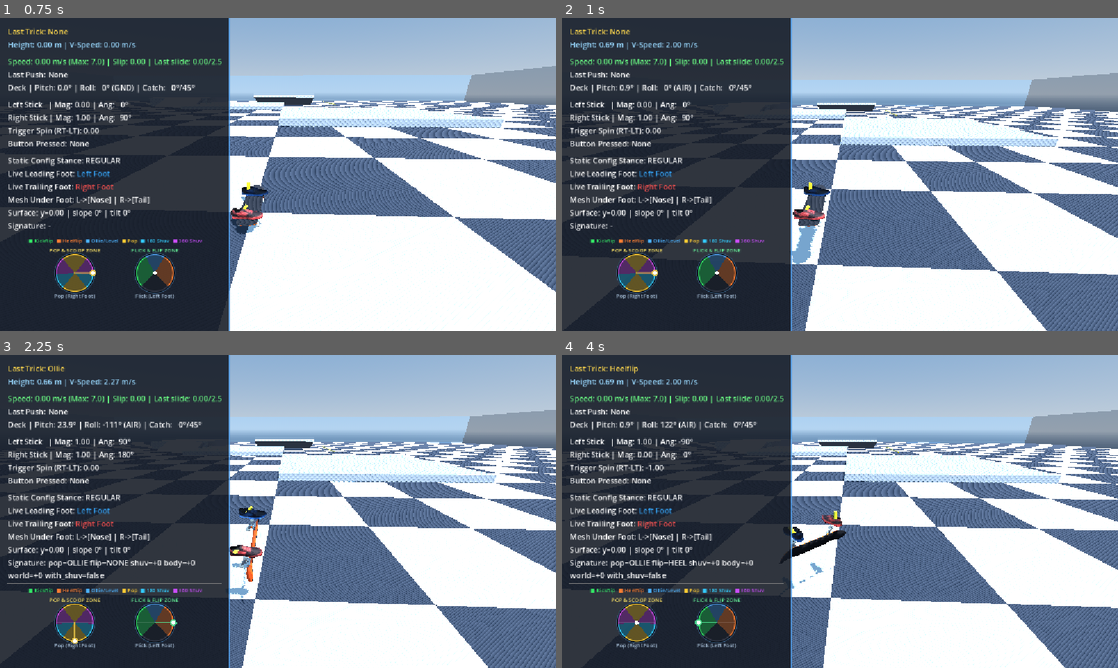
Above: before the commit, frames 1-4 (two rows, left to right).
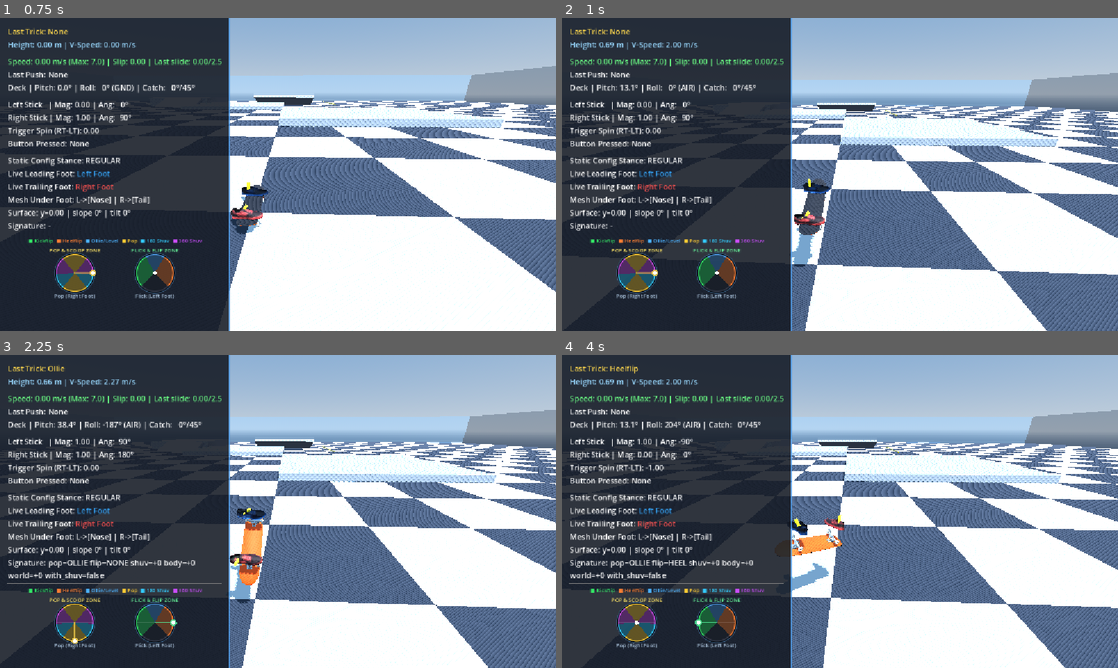
Above: after the commit, the same moments.

Repository: nklunder/skate-sim
Game: Godot game, scene res://scenes/TestWorld.tscn
Same seed, same stepped clock (60 frames per second), same inputs: the game is played once before the commit and once after it.
Inputs (mouse positions are in pixels of both pictures, inside the frame that each line leads up to):
- Up to frame 1 (0.75 s): tap Enter at 0.5 s; move the mouse to (400, 158) at 0.52 s; hold Right (ui_right) from 0.53 s (still down); hold L from 0.53 s (still down); click (400, 158) at 0.67 s
- Up to frame 2 (1 s): keep holding Right (ui_right); keep holding L; tap Space at 0.77 s
- Up to frame 3 (2.25 s): release Right (ui_right) at 1.25 s; release L at 1.25 s; drag from (166, 527) to (250, 574) at 1.27 s; move the mouse to (333, 442) at 2.02 s; hold Right (ui_right) from 2.03 s (still down); hold K from 2.03 s (still down)
- Up to frame 4 (4 s): release Right (ui_right) at 2.75 s; release K at 2.75 s; drag from (812, 574) to (673, 464) at 2.77 s; move the mouse to (1006, 558) at 3.52 s; hold Left (ui_left) from 3.53 s (still down); hold Q from 3.53 s (still down); tap Space at 3.77 s

Frame 1 is identical in both runs. In frame 2, 0.9% of the frame differs, in the area x 10-49%, y 21-80%; in frame 3, 1.1%; in frame 4, 1.4%, in the area x 10-52%, y 21-76%.

Commit message:
scale pop pitch to takeoff impulse, and catch the deck at apex
Pop pitch was a constant snap to pop_pitch_deg regardless of how hard the
tail was actually loaded. It now scales with the takeoff impulse and levels
off through the ascent on a power curve, so the deck tracks the parabola
instead of holding a fixed angle to apex.

Rotation rates go up to 1020/540 deg/s so a single-axis flip finishes around
apex, and multi-axis tricks pay a gyroscopic completion drag proportional to
total sweep density - a tre flip carries twice a varial's secondary
displacement and lands its catch correspondingly later.

Adds the STOMPING foot state so both shoes drop onto the griptape as the
revolution completes, rather than hovering until touchdown.

curb_flip_repro pins flip_speed per case, so the cases that assert catch
geometry keep measuring it at the rate they were authored against.

Co-Authored-By: Claude Opus 5 <noreply@anthropic.com>

Diff:
--- a/scripts/player/FootRig.gd
+++ b/scripts/player/FootRig.gd
@@ -40,6 +40,7 @@
 	RIDING, ## Standing on the deck at the rest pose.
 	PUSHING, ## Mid push stroke - the one grounded animation that takes a foot off its rest.
 	HOVERING, ## Lifted clear of a deck spinning underneath.
+	STOMPING, ## Mid-air catch stomp - snapping down onto the revolving deck.
 }
 
 @export_category("Spring")
@@ -101,6 +102,7 @@
 	var state: FootRig.FootState = FootRig.FootState.RIDING
 	## Seconds since this foot entered its current state. The only clock any animation needs.
 	var phase_time: float = 0.0
+	var stomp_delay: float = 0.0
 	var target_position: Vector3 = Vector3.ZERO
 	var target_rotation: Vector3 = Vector3.ZERO
 	var _vel_position: Vector3 = Vector3.ZERO
@@ -182,10 +184,20 @@
 func settle_now() -> void:
 	for ch in [_left, _right]:
 		ch.state = FootState.RIDING
+		ch.stomp_delay = 0.0
 		ch.phase_time = 0.0
 		ch.target_position = ch.rest_position
 		ch.target_rotation = ch.rest_rotation
 		ch.snap()
+
+## Executes a mid-air catch stomp when deck rotation completes or a manual catch is triggered.
+## On single-axis flips or shuvs, first_foot stomps instantly and the second foot follows after 0.08 s.
+## On dual_stomp (straight Ollies/Nollies), both feet stomp together.
+func execute_catch_stomp(first_foot: RiderInput.Foot, dual_stomp: bool) -> void:
+	for ch in [_left, _right]:
+		var is_first: bool = dual_stomp or ((ch == _left) == (first_foot == RiderInput.Foot.LEFT))
+		ch.stomp_delay = 0.0 if is_first else 0.08
+		ch.enter(FootState.STOMPING)
 
 ## Poses both feet for this frame. The single entry point, called from SkaterController's pipeline.
 ##
@@ -206,14 +218,18 @@
 func _advance_states(delta: float, frame: Frame) -> void:
 	for ch in [_left, _right]:
 		ch.phase_time += delta
+		if ch.stomp_delay > 0.0:
+			ch.stomp_delay = maxf(0.0, ch.stomp_delay - delta)
 		if not frame.is_grounded and frame.deck_is_spinning:
 			# Highest priority: the deck is turning over underneath, so the feet get out of its way
 			# whatever else they were doing. A push stroke caught by a pop is simply abandoned - a
 			# rider cannot keep kicking at the ground once the board has left it.
 			ch.enter(FootState.HOVERING)
 		elif ch.state == FootState.HOVERING:
+			ch.enter(FootState.STOMPING)
+		elif ch.state == FootState.PUSHING and ch.phase_time >= push_anim_duration:
 			ch.enter(FootState.RIDING)
-		elif ch.state == FootState.PUSHING and ch.phase_time >= push_anim_duration:
+		elif ch.state == FootState.STOMPING and frame.is_grounded:
 			ch.enter(FootState.RIDING)
 
 ## Solves one foot's target pose from its state. Every branch starts at the rest pose and displaces
@@ -225,6 +241,9 @@
 	match ch.state:
 		FootState.HOVERING:
 			ch.target_position.y = flip_hover_height
+		FootState.STOMPING:
+			if ch.stomp_delay > 0.0:
+				ch.target_position.y = flip_hover_height
 		FootState.PUSHING:
 			ch.target_position += _push_offset(ch.phase_time, is_left, rider)
 
--- a/scripts/player/SkaterController.gd
+++ b/scripts/player/SkaterController.gd
@@ -29,8 +29,10 @@
 @export var manual_catch_min_pitch_deg: float = 5.0
 ## Deck pitch at full manual extension, and the ceiling airborne stick pitch works against.
 @export var max_pitch_deg: float = 24.0
-## Kicktail angle snapped to at the instant of a pop.
-@export var pop_pitch_deg: float = 22.0
+## Maximum pop kicktail pitch angle reached during a full-impulse ollie or vertical pop.
+@export var pop_pitch_deg: float = 50.0
+## Exponent applied to vertical velocity ratio during pop ascent; higher values rapidly level initial tilt into a horizontal float.
+@export var pop_leveling_exponent: float = 2.5
 ## Stick deflection below which airborne pitch input is ignored.
 @export var pitch_stick_deadzone: float = 0.15
 ## Lerp rates the deck pitches toward its target at, airborne and grounded.
@@ -112,9 +114,11 @@
 # variable of its own. Two velocity representations was the split this rewrite removed.
 
 @export_category("Flip & Spin Physics (3-Layer Hierarchy)")
-@export var flip_speed_deg: float = 608.0
-@export var spin_speed_deg: float = 432.0
+@export var flip_speed_deg: float = 1020.0
+@export var spin_speed_deg: float = 540.0
 @export var body_spin_speed_deg: float = 554.0
+## Gyroscopic coupling factor: adds rotational inertia to multi-axis tricks (e.g. 360 flips) so they complete later.
+@export var rotational_complexity_coupling: float = 0.15
 var target_board_roll: float = 0.0
 var target_board_yaw: float = 0.0
 ## Signed deg/s imparted to the deck at the pop, then held constant - airborne there is no torque on
@@ -136,6 +140,9 @@
 ## measured at touchdown and credited, rather than trusting what was asked for at pop time.
 var _pop_board_roll: float = 0.0
 var _pop_board_yaw: float = 0.0
+var _takeoff_vertical_velocity: float = 0.0
+var _initial_pop_pitch_deg: float = 0.0
+var _apex_reached: bool = false
 ## Raw world body yaw accumulated between pop and touchdown. Rider-normalised only when it is
 ## folded into the trick signature, so this stays comparable with board_pivot.rotation_degrees.y.
 var airborne_body_yaw_deg: float = 0.0
@@ -829,14 +836,21 @@
 	# at this heading any number of ways.
 	pop_riding_reversed = pivot_reversed()
 	var sig: TrickSignature = trick.current_trick
+	_takeoff_vertical_velocity = maxf(0.0, vertical_velocity)
+	_apex_reached = false
+	var velocity_ratio: float = clampf(_takeoff_vertical_velocity / jump_impulse, 0.0, 1.0)
+	var dynamic_pitch: float = pop_pitch_deg * velocity_ratio
+	if sig.shuv_deg != 0 and sig.flip == TrickSignature.Flip.NONE:
+		dynamic_pitch = minf(dynamic_pitch, 15.0)
+	_initial_pop_pitch_deg = dynamic_pitch
 
 	# Kick the deck's end down: the trailing one for an Ollie, the leading one for a Nollie. Written
 	# rider-relative and mapped onto the pivot's local X by stance_sign(), so switch and goofy need
 	# no separate case.
 	if sig.pop == TrickSignature.Pop.NOLLIE or sig.pop == TrickSignature.Pop.FAKIE_OLLIE:
-		board_pivot.rotation_degrees.x = -pop_pitch_deg * stance_sign()
+		board_pivot.rotation_degrees.x = -dynamic_pitch * stance_sign()
 	else:
-		board_pivot.rotation_degrees.x = pop_pitch_deg * stance_sign()
+		board_pivot.rotation_degrees.x = dynamic_pitch * stance_sign()
 
 	# Where the deck actually was when the trick started, so touchdown can measure what it turned
 	# through rather than assuming it turned through whatever was requested here.
@@ -880,6 +894,12 @@
 	vertical_velocity -= gravity_accel * delta
 	global_position.y += vertical_velocity * delta
 
+	if not is_grounded and vertical_velocity <= 0.0 and not _apex_reached:
+		_apex_reached = true
+		var sig: TrickSignature = trick.current_trick
+		if not is_flip_in_progress and sig and sig.flip == TrickSignature.Flip.NONE and sig.shuv_deg == 0 and trick.current_pop_state != TrickState.PopState.NONE:
+			foot_rig.execute_catch_stomp(rider.leading_foot, true)
+
 	# Layer 1: Aerial Body & Deck Spin Authority (FS/BS 180s/360s via triggers with fluid momentum smoothing)
 	# Applied to board_pivot.y so rolling travel vector and chase camera stay fixed behind the skater!
 	var target_spin: float = rider.lean * body_spin_speed_deg
@@ -909,6 +929,10 @@
 			board_mesh.rotation_degrees.z = fmod(board_mesh.rotation_degrees.z, 360.0)
 			board_mesh.rotation_degrees.y = fmod(board_mesh.rotation_degrees.y, 360.0)
 			trick.trick_status_string = "Caught in mid-air!"
+			var sig: TrickSignature = trick.current_trick
+			if sig:
+				var first_foot: RiderInput.Foot = rider.trailing_foot if sig.shuv_deg != 0 else rider.leading_foot
+				foot_rig.execute_catch_stomp(first_foot, false)
 
 	# Touchdown onto whatever surface the probe found - ground, curb top, ramp face.
 	if surface_hit.valid and global_position.y <= _surface_ride_y() and vertical_velocity <= 0.0:
@@ -972,7 +996,19 @@
 	var yaw_ref: float = spin_speed_deg * (2.0 if absi(sig.shuv_deg) == 360 else 1.0)
 	var roll_time: float = absf(roll_sweep) / flip_speed_deg if flip_speed_deg > 0.0 else 0.0
 	var yaw_time: float = absf(yaw_sweep) / yaw_ref if yaw_ref > 0.0 else 0.0
-	var trick_time: float = maxf(roll_time, yaw_time)
+
+	# Multi-axis rotational inertia coupling: combining simultaneous rotation axes in 3D distributes
+	# angular kinetic energy and extends revolution duration. A 360 flip (360 shuv + flip) carries
+	# twice the secondary angular displacement of a varial flip (180 shuv + flip), naturally extending
+	# its completion and procedural mid-air catch stomp slightly later past jump apex!
+	var primary_time: float = maxf(roll_time, yaw_time)
+	var secondary_time: float = minf(roll_time, yaw_time)
+	var complexity_drag: float = 0.0
+	if roll_time > 0.0 and yaw_time > 0.0:
+		var sweep_ratio: float = (absf(roll_sweep) + absf(yaw_sweep)) / 360.0
+		complexity_drag = secondary_time * rotational_complexity_coupling * sweep_ratio
+	var trick_time: float = primary_time + complexity_drag
+
 	if trick_time <= 0.0:
 		flip_roll_rate = 0.0
 		flip_yaw_rate = 0.0
@@ -1034,13 +1070,17 @@
 	var back: Vector2 = rider.back_stick()
 	var sig: TrickSignature = trick.current_trick
 
+	if _takeoff_vertical_velocity > 0.01 and vertical_velocity > 0.0:
+		var ratio: float = clampf(vertical_velocity / _takeoff_vertical_velocity, 0.0, 1.0)
+		target_pitch_deg = _initial_pop_pitch_deg * pow(ratio, pop_leveling_exponent)
+
 	if sig and sig.flip != TrickSignature.Flip.NONE and is_flip_in_progress:
-		target_pitch_deg = sig.flick_tilt_deg
+		target_pitch_deg += sig.flick_tilt_deg
 
 	if back.y > pitch_stick_deadzone:
-		target_pitch_deg = back.y * max_pitch_deg # Tail dip (trailing edge)
+		target_pitch_deg += back.y * max_pitch_deg # Tail dip (trailing edge)
 	elif front.y < -pitch_stick_deadzone:
-		target_pitch_deg = front.y * max_pitch_deg # Nose dip (leading edge)
+		target_pitch_deg += front.y * max_pitch_deg # Nose dip (leading edge)
 
 	board_pivot.rotation_degrees.x = lerpf(board_pivot.rotation_degrees.x,
 		target_pitch_deg * stance_sign(), airborne_pitch_follow * delta)
@@ -1128,6 +1168,7 @@
 	# Arm the realignment budget with the sideways speed actually arrived with. Set HERE, where that
 	# speed is measured, and nowhere else - a second writer is exactly how it would start growing
 	# again, which is the failure the budget replaced.
+	#
 	_landing_residual = last_landing_slide
 	if last_landing_slide > max_landing_slide:
 		_landing_residual = 0.0 # Washed out; momentum is killed below, so there is nothing to pace.
--- a/tests/curb_flip_repro.gd
+++ b/tests/curb_flip_repro.gd
@@ -58,15 +58,15 @@
 	# Sketchy but rideable: deck is ~36 deg short, inside the cone, so the settle runs several
 	# frames. This is the case that actually exercises the no-teleport guarantee.
 	{"label": "kickflip -> 0.43m ledge", "pos": Vector3(20.0, 0.078, 6.0), "ledge": 0.43,
-		"flip": true, "shuv": 0, "expect": "Landed Kickflip!"},
+		"flip": true, "shuv": 0, "expect": "Landed Kickflip!", "flip_speed": 608.0},
 	{"label": "kickflip -> 0.43m, manual", "pos": Vector3(20.0, 0.078, 6.0), "ledge": 0.43,
-		"flip": true, "shuv": 0, "expect": "Landed directly into Manual!", "hold_manual": true},
+		"flip": true, "shuv": 0, "expect": "Landed directly into Manual!", "hold_manual": true, "flip_speed": 608.0},
 	# Past the cone: deck arrives ~56 deg over, foot would slide off the rail. Must still bail.
 	{"label": "kickflip -> 0.55m ledge", "pos": Vector3(20.0, 0.078, 6.0), "ledge": 0.55,
-		"flip": true, "shuv": 0, "expect": "BAIL! (Primo Crash / Incomplete Flip)"},
+		"flip": true, "shuv": 0, "expect": "BAIL! (Primo Crash / Incomplete Flip)", "flip_speed": 608.0},
 	# Deck arrives ~213 deg round - genuinely upside down. Must still bail.
 	{"label": "kickflip -> 0.8m platform", "pos": Vector3(-10.0, 0.078, -10.0),
-		"flip": true, "shuv": 0, "expect": "BAIL! (Primo Crash / Incomplete Flip)"},
+		"flip": true, "shuv": 0, "expect": "BAIL! (Primo Crash / Incomplete Flip)", "flip_speed": 608.0},
 	# Combined-axis tricks: the sync assertion. Both axes must stop turning on the same frame.
 	# No exact name is asserted - these inject a signature directly, so the resolved name is
 	# TrickNames' business and would make this suite fail for unrelated naming changes. Landing at
@@ -104,6 +104,8 @@
 		_spawn_ledge(CASES[_case]["ledge"])
 	_skater = _world.get_node("SkaterRig") as SkaterController
 	_skater.global_position = CASES[_case]["pos"]
+	if CASES[_case].has("flip_speed"):
+		_skater.flip_speed_deg = CASES[_case]["flip_speed"]
 	# Set the vector directly: current_speed is read-only, precisely so nothing can assign a speed
 	# and have a direction silently inferred for it.
 	_skater.velocity = -_skater.global_transform.basis.z * 7.0
Not shown, changed: AGENTS.md
Not shown, changed: docs/CHANGELOG_LEDGER.md
